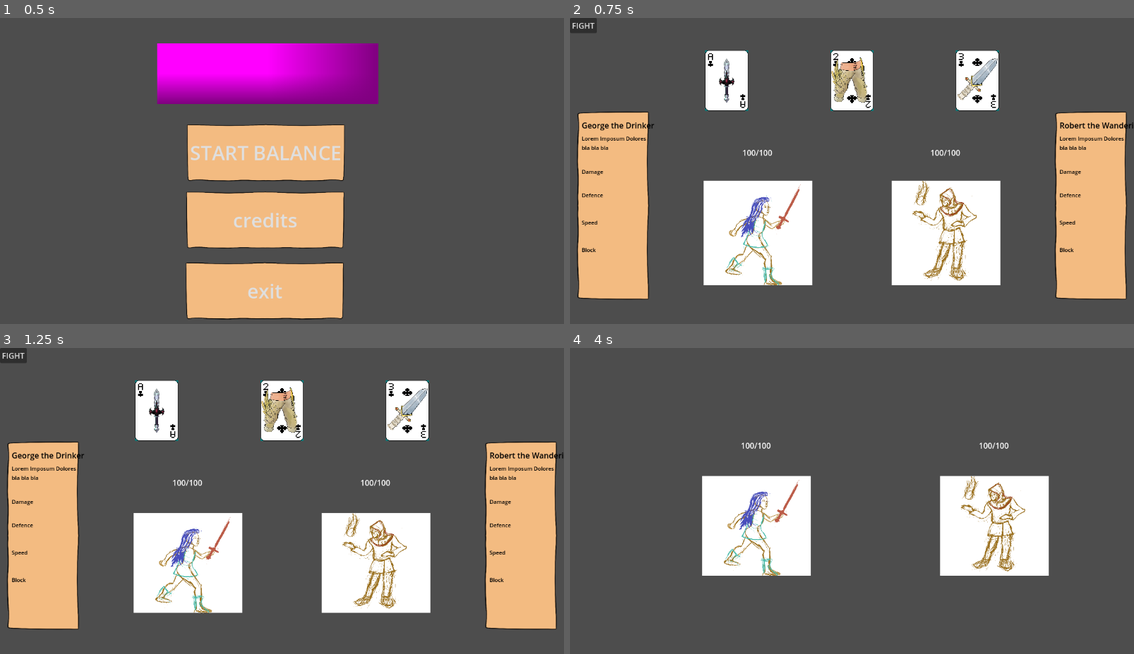
Above: before the commit, frames 1-4 (two rows, left to right).
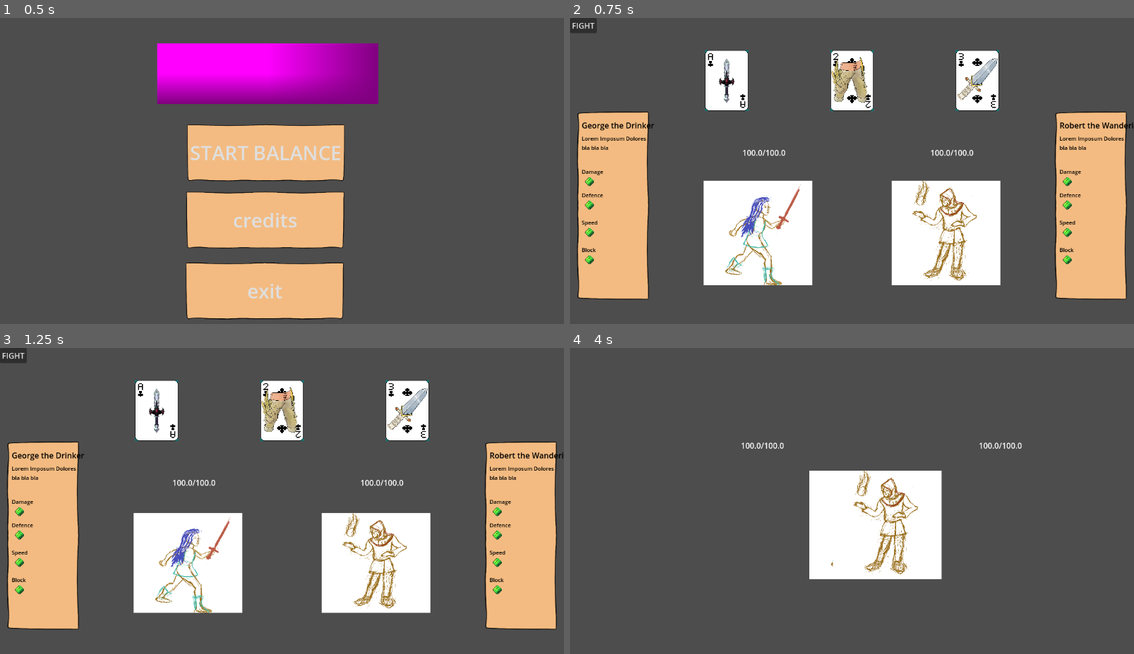
Above: after the commit, the same moments.

Repository: cncptpr/balance-your-character
Game: Godot game, scene res://game.tscn
Two runs of this game, one before a commit and one after it. Both use one fixed random seed, a clock stepped at 60 frames per second and the inputs below.
Inputs (mouse positions are in pixels of both pictures, inside the frame that each line leads up to):
- Up to frame 1 (0.5 s): no input
- Up to frame 2 (0.75 s): click "START BALANCE" at 0.5 s
- Up to frame 3 (1.25 s): no input
- Up to frame 4 (4 s): click "FIGHT" at 1.25 s; move the mouse to (976, 491) at 2.02 s; press the mouse at (976, 491) at 2.03 s; move the mouse to (739, 522) at 2.77 s; release the mouse at (739, 522) at 2.78 s; click (739, 522) at 2.85 s; move the mouse to (908, 436) at 3.52 s; press the mouse at (908, 436) at 3.53 s

Frame 1 is identical in both runs. In frame 2, 0.4% of the frame differs, in the area x 2-89%, y 43-81%; in frame 3, 0.4%; in frame 4, 21%, in the area x 23-85%, y 30-76%.
Error before the commit: Out of bounds get index '0' (on base: 'Array[Sprite2D]') (res://player/player_stats_screen/stats_bar.gd:41)

Commit message:
Fixed Health stuff

Diff:
--- a/equipment/equipment_selection_scene.gd
+++ b/equipment/equipment_selection_scene.gd
@@ -22,7 +22,7 @@
 	#$PlayerStatsView1.player_description = player1.description
 	$PlayerStatsView1.stats = PlayerState.player1_equipment.list().reduce(
 		func (stats, equipment):
-			stats.apply_stats(equipment.stats)
+			stats.apply_stats(equipment.instantiate().stats)
 			return stats,
 		EquipmentStats.new(),
 	)
@@ -35,7 +35,7 @@
 	#$PlayerStatsView2.player_description = player2.description
 	$PlayerStatsView2.stats = PlayerState.player2_equipment.list().reduce(
 		func (stats, equipment):
-			stats.apply_stats(equipment.stats)
+			stats.apply_stats(equipment.instantiate().stats)
 			return stats,
 		EquipmentStats.new(),
 	)
--- a/equipment/fireball/fireball.tscn
+++ b/equipment/fireball/fireball.tscn
@@ -140,6 +140,8 @@
 [node name="Fireball" type="Node2D"]
 script = ExtResource("1_h7nsf")
 stats = ExtResource("2_ah007")
+title = "Fireball"
+desciption = "A Ball of fire..."
 metadata/_custom_type_script = "uid://bo1i0lv8dti7f"
 
 [node name="Sprite2D" type="Sprite2D" parent="."]
--- a/equipment/turtle_potion/turtle_potion.tscn
+++ b/equipment/turtle_potion/turtle_potion.tscn
@@ -1,9 +1,26 @@
-[gd_scene load_steps=2 format=3 uid="uid://cnym4vypwknv6"]
+[gd_scene load_steps=4 format=3 uid="uid://cnym4vypwknv6"]
 
 [ext_resource type="Script" uid="uid://bo1i0lv8dti7f" path="res://equipment/equipment.gd" id="1_ouc8d"]
+[ext_resource type="Script" uid="uid://dwlbo8pci7g2t" path="res://equipment/stats.gd" id="2_lljy0"]
+
+[sub_resource type="Resource" id="Resource_2q58j"]
+script = ExtResource("2_lljy0")
+damage = 0.0
+damage_mod = 1.0
+cooldown = 0.0
+cooldown_mod = 1.0
+warmup = 0.0
+warmup_mod = 1.0
+defence = 0.0
+defence_mod = 1.0
+blocked_percent = 0.0
+health = 0.0
+health_mod = 1.0
+metadata/_custom_type_script = "uid://dwlbo8pci7g2t"
 
 [node name="TurtlePotion" type="Node2D"]
 script = ExtResource("1_ouc8d")
+stats = SubResource("Resource_2q58j")
 metadata/_custom_type_script = "uid://bo1i0lv8dti7f"
 
 [node name="Sprite2D" type="Sprite2D" parent="."]
--- a/player.gd
+++ b/player.gd
@@ -27,6 +27,7 @@
 
 	if equipment_slots == null: return
 	var collected_stats = EquipmentStats.new()
+	collected_stats.apply_stats(base_stats)
 	for equipmentScene in equipment_slots.list():
 		var equipment = equipmentScene.instantiate()
 		if equipment is not Equipment:
@@ -36,6 +37,8 @@
 	collected_stats.apply_mods()
 	max_health = collected_stats.health
 	health = max_health
+
+	$LifeCounter.text = str(round(health)) + "/" + str(round(max_health))
 
 func flip():
 	$Appearance.scale.x = -1
@@ -87,7 +90,8 @@
 			defend_stats.apply_stats(stats)
 	defend_stats.apply_mods()
 
-	var damage_taken = damage * (1 - defend_stats.blocked_percent) - defend_stats.defence
+	var damage_taken = damage * (1 - max(defend_stats.blocked_percent, 0)) - max(defend_stats.defence, 0)
+	damage_taken = max(damage_taken, 0)
 
 	print(name, ": Got attacked with ", damage, " damage, ",
 		defend_stats.defence," defended, ",
--- a/player/maskot/maskot.tscn
+++ b/player/maskot/maskot.tscn
@@ -15,6 +15,8 @@
 defence = 0.0
 defence_mod = 1.2
 blocked_percent = 0.0
+health = 100.0
+health_mod = 1.0
 metadata/_custom_type_script = "uid://dwlbo8pci7g2t"
 
 [node name="Maskot" instance=ExtResource("1_6p0dp")]
--- a/player/player_stats_screen/stats_bar.gd
+++ b/player/player_stats_screen/stats_bar.gd
@@ -28,15 +28,13 @@
 	color_points(stat_to_points(stat))
 
 func color_points(points: int) -> void:
+	if pointNodes.size() == 0: return
 	for i in range(pointNodes.size()):
 		if i < points:
-			pointNodes[i].color
 			pointNodes[i].visible = true
 		elif i < -points:
-			pointNodes[i].color = Color.RED
 			pointNodes[i].visible = true
 		else:
 			pointNodes[i].visible = false
 	if points == 0:
-		pointNodes[0].color = Color.GRAY
 		pointNodes[0].visible = true
--- a/player/player_stats_screen/stats_bar.tscn
+++ b/player/player_stats_screen/stats_bar.tscn
@@ -11,21 +11,19 @@
 grow_horizontal = 2
 grow_vertical = 2
 script = ExtResource("1_hmtlc")
+stat = 8.28
 
 [node name="ColorRect1" type="Sprite2D" parent="."]
-visible = false
 position = Vector2(16, 16)
 scale = Vector2(0.1, 0.1)
 texture = ExtResource("2_q5vc6")
 
 [node name="ColorRect2" type="Sprite2D" parent="."]
-visible = false
 position = Vector2(40, 16)
 scale = Vector2(0.1, 0.1)
 texture = ExtResource("2_q5vc6")
 
 [node name="ColorRect3" type="Sprite2D" parent="."]
-visible = false
 position = Vector2(64, 16)
 scale = Vector2(0.1, 0.1)
 texture = ExtResource("2_q5vc6")
--- a/player/warrior/warrior.tscn
+++ b/player/warrior/warrior.tscn
@@ -15,6 +15,8 @@
 defence = 0.0
 defence_mod = 0.8
 blocked_percent = 0.0
+health = 100.0
+health_mod = 1.0
 metadata/_custom_type_script = "uid://dwlbo8pci7g2t"
 
 [node name="Warrior" instance=ExtResource("1_mfl7e")]
Not shown: 1 places in player/player_stats_screen/player_stats_view.tscn that only renumber resources
Not shown: 1 places in player/player_stats_screen/stats_bar.tscn that only renumber resources
